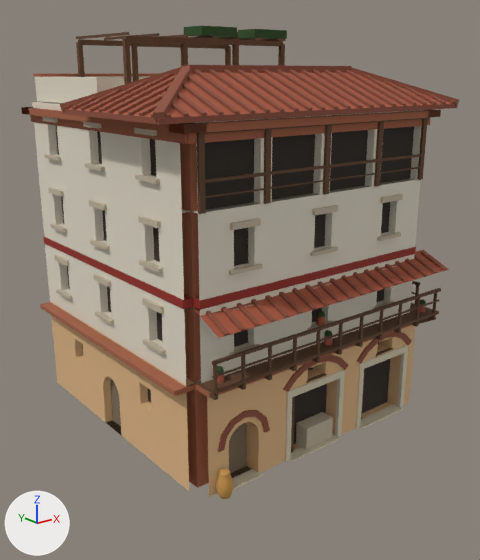
The glTF model nero-rome-reader /assets/models/rome/rome_insula_b.glb: old version first, new version second.
One viewpoint serves both versions: a 50 mm lens placed at (-17.5, -22.9, 14.4), pointed at (0.1, -1.0, 5.7). The axes (+X, +Y, +Z) are drawn at lower left. The lights are the same throughout. The picture after the commit comes second. Vertices at exactly the same position are counted once.

In view in the first picture: 'rome_insula_b'.
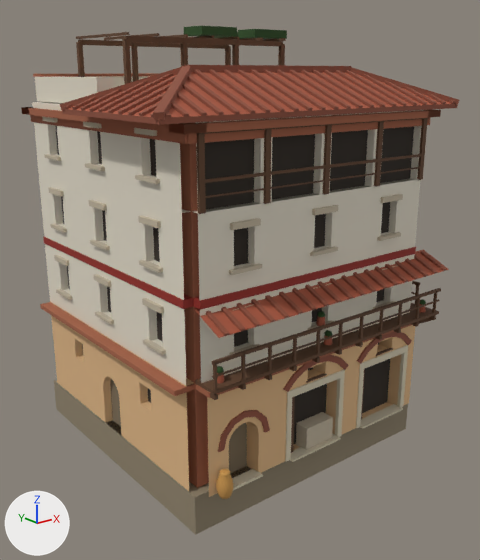
Edits to the scene script, one JSON object a line:
```json
{"op": "add", "block": "mat_tuff", "code": ["mat_tuff = principled_material('tuff')", "mat_tuff.base_color = (0.274, 0.223, 0.147)  # brown #8f826b", "mat_tuff.roughness = 0.95"]}
{"block": "me_rome_insula_b", "where": "# used by ob_rome_insula_b; location = (0.0, 0.0, 0.0)"}
{"op": "remove", "block": "me_rome_insula_b", "code": "me_rome_insula_b.from_pydata(...)  # 3715 vertices, 5114 faces; spans x -7.3..7.3, y -7.1..6.5, z 0.0..16.2"}
{"op": "add", "block": "me_rome_insula_b", "code": "me_rome_insula_b.from_pydata(...)  # 3723 vertices, 5126 faces; spans x -7.3..7.3, y -7.1..6.5, z -1.6..16.2"}
{"block": "me_rome_insula_b", "change": "me_rome_insula_b part 1: a new loose piece, a box spanning x -6.0..6.0, y -6.0..6.0, z -1.6..0.0, in mat_tuff (brown #8f826b)"}
{"block": "me_rome_insula_b", "change": "other edits to the shape of me_rome_insula_b do not show in these pictures"}
{"op": "add", "block": "me_rome_insula_b", "code": "me_rome_insula_b.materials.append(mat_tuff)  # brown #8f826b"}
```

Location of each change, [x1, y1, x2, y2] in pixels of the pictures (480 x 560 px):
```json
{"object": "rome_insula_b", "change": "reshaped", "before": [21, 26, 459, 499], "after": [21, 26, 459, 535], "on screen": "8% taller"}
{"part": 1, "of": "me_rome_insula_b", "change": "added", "after": [54, 380, 408, 535], "on screen": "brown"}
```
